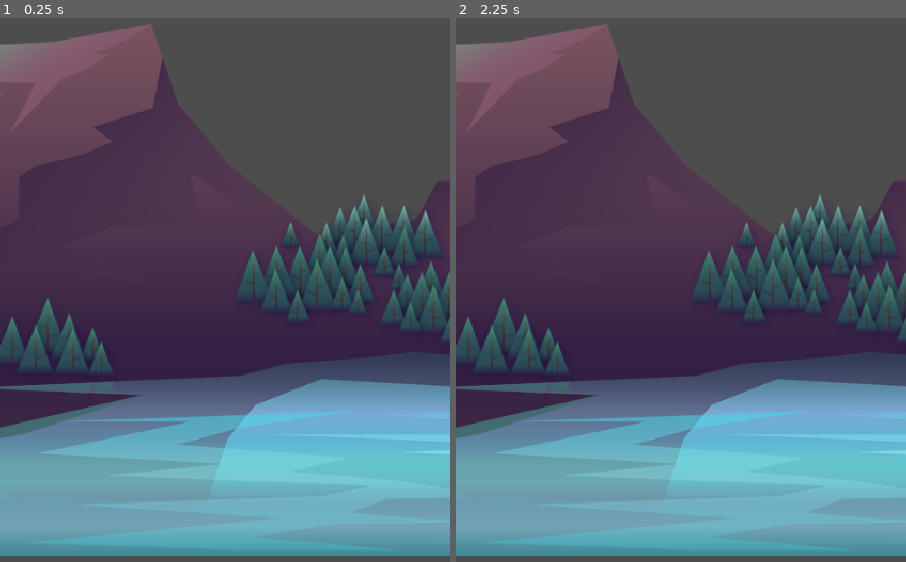
Above: before the commit, frames 1-2 (left to right).
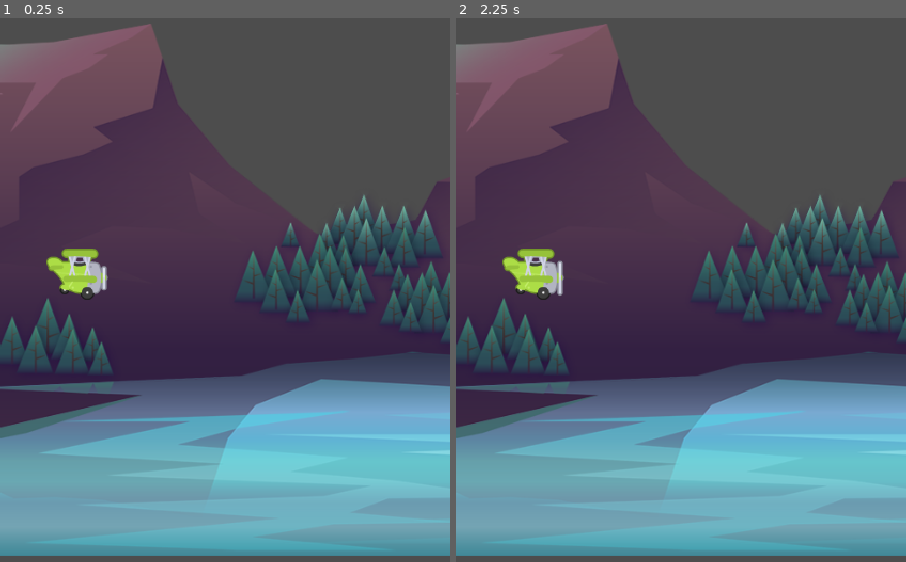
Above: after the commit, the same moments.

Repository: Peter-Pander/Tappy
Game: Godot game, scene res://Scenes/Game/Game.tscn
Same seed, same stepped clock (60 frames per second), same inputs: the game is played once before the commit and once after it.
Inputs:
- Up to frame 1 (0.25 s): no input
- Up to frame 2 (2.25 s): tap Enter at 0.5, 2 s; tap Space at 1.25 s

The runs differ from the first frame. In frame 1, 0.8% of the frame differs, in the area x 10-24%, y 42-52%; in frame 2, 0.8%.

Commit message:
Start building plane scene

Diff:
--- a/Scenes/Game/Game.tscn
+++ b/Scenes/Game/Game.tscn
@@ -1,9 +1,13 @@
-[gd_scene load_steps=2 format=3 uid="uid://dnghy4durt210"]
+[gd_scene load_steps=3 format=3 uid="uid://dnghy4durt210"]
 
 [ext_resource type="Texture2D" uid="uid://bo5jjmdduqm1p" path="res://assets/background/rocks_2.png" id="1_rdw05"]
+[ext_resource type="PackedScene" uid="uid://ph3wxou8gdsq" path="res://Scenes/Plane/Plane.tscn" id="2_gwu2e"]
 
 [node name="Game" type="Node2D"]
 
 [node name="Rocks2" type="Sprite2D" parent="."]
 position = Vector2(182, 217)
 texture = ExtResource("1_rdw05")
+
+[node name="Plane" parent="." instance=ExtResource("2_gwu2e")]
+position = Vector2(82, 457)
--- /dev/null
+++ b/Scenes/Plane/Plane.gd
@@ -0,0 +1,11 @@
+extends CharacterBody2D
+
+
+# Called when the node enters the scene tree for the first time.
+func _ready() -> void:
+	pass # Replace with function body.
+
+
+# Called every frame. 'delta' is the elapsed time since the previous frame.
+func _process(delta: float) -> void:
+	pass
--- /dev/null
+++ b/Scenes/Plane/Plane.tscn
@@ -0,0 +1,52 @@
+[gd_scene load_steps=8 format=3 uid="uid://ph3wxou8gdsq"]
+
+[ext_resource type="Texture2D" uid="uid://d2a7gyh0omn7m" path="res://assets/plane/planes_sheet.png" id="1_c1i0r"]
+[ext_resource type="Script" uid="uid://dgvlwdqdix4tp" path="res://Scenes/Plane/Plane.gd" id="1_p0ear"]
+
+[sub_resource type="AtlasTexture" id="AtlasTexture_p0ear"]
+atlas = ExtResource("1_c1i0r")
+region = Rect2(0, 0, 88, 73)
+
+[sub_resource type="AtlasTexture" id="AtlasTexture_kvaiv"]
+atlas = ExtResource("1_c1i0r")
+region = Rect2(88, 0, 88, 73)
+
+[sub_resource type="AtlasTexture" id="AtlasTexture_eeabi"]
+atlas = ExtResource("1_c1i0r")
+region = Rect2(176, 0, 88, 73)
+
+[sub_resource type="SpriteFrames" id="SpriteFrames_k87n1"]
+animations = [{
+"frames": [{
+"duration": 1.0,
+"texture": SubResource("AtlasTexture_p0ear")
+}, {
+"duration": 1.0,
+"texture": SubResource("AtlasTexture_kvaiv")
+}, {
+"duration": 1.0,
+"texture": SubResource("AtlasTexture_eeabi")
+}],
+"loop": true,
+"name": &"fly",
+"speed": 10.0
+}]
+
+[sub_resource type="CircleShape2D" id="CircleShape2D_c1i0r"]
+radius = 36.0247
+
+[node name="Plane" type="CharacterBody2D"]
+script = ExtResource("1_p0ear")
+
+[node name="AnimatedSprite2D" type="AnimatedSprite2D" parent="."]
+scale = Vector2(0.75, 0.75)
+sprite_frames = SubResource("SpriteFrames_k87n1")
+animation = &"fly"
+autoplay = "fly"
+frame = 2
+frame_progress = 0.3171
+
+[node name="CollisionShape2D" type="CollisionShape2D" parent="."]
+position = Vector2(3, 0)
+scale = Vector2(0.75, 0.75)
+shape = SubResource("CircleShape2D_c1i0r")
Not shown, added: Scenes/Plane/Plane.gd.uid
